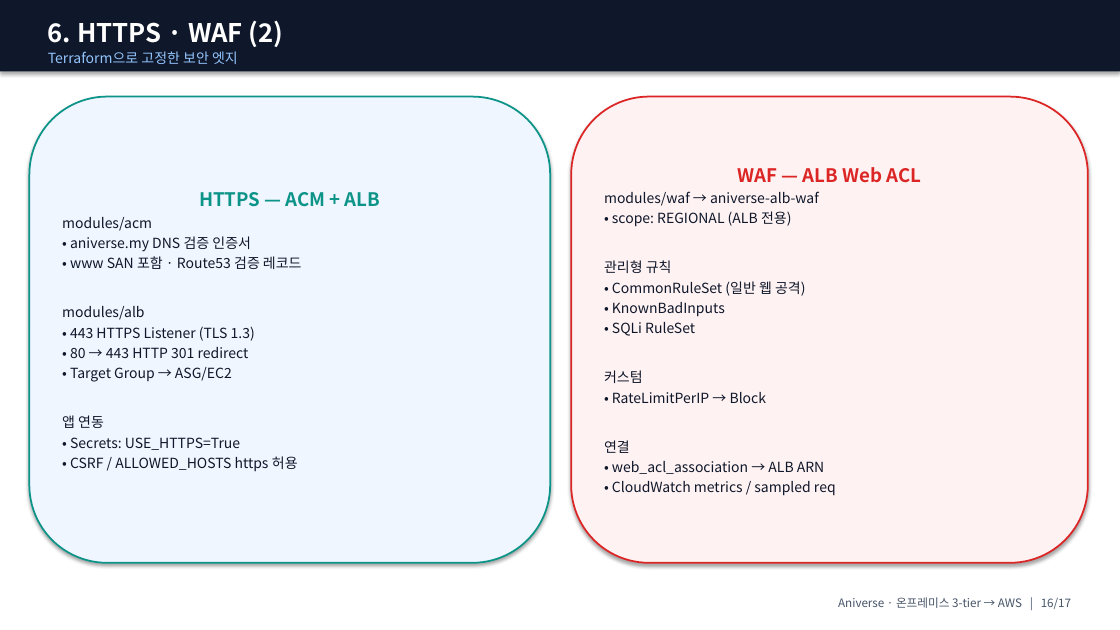
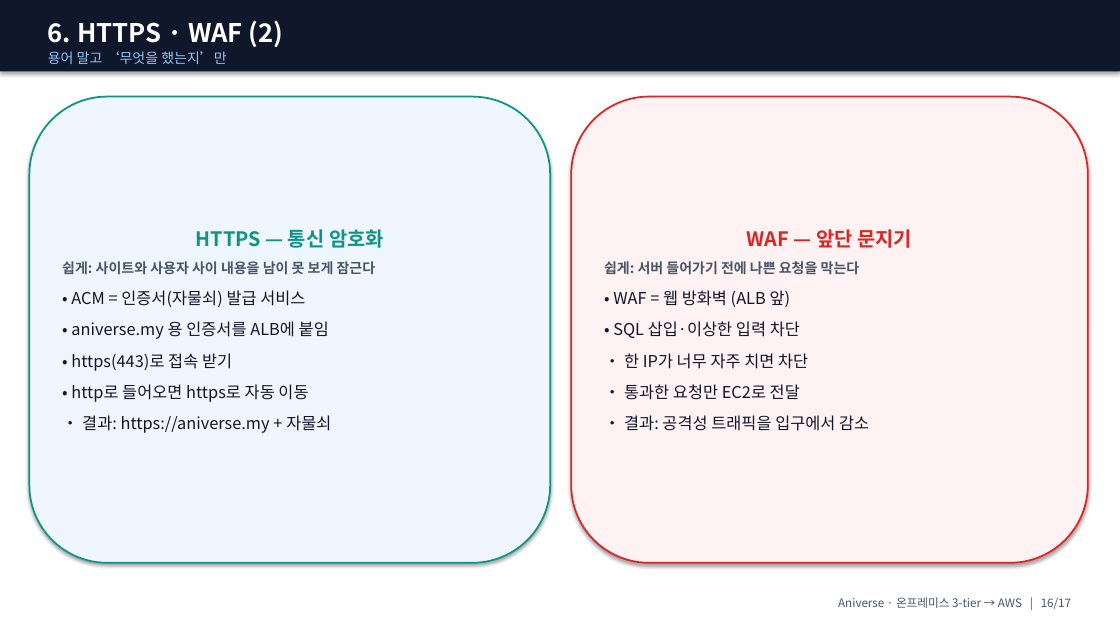
Before and after one commit to ho0215/anime-project-infra, a slide deck: slide 16 of docs/presentation/ppt/Aniverse_발표_강사용.pptx. Drawn at 1120x630 pixels with LibreOffice and Linux fonts; fonts in the diff are those of the drawing. Boxes give left, top, right and bottom in pixels: in the first picture for what was removed or moved away, otherwise in the second. Text is boxed around its words. In the diff, an @@ line names an element or a change of style, - is before the commit and + after.

```diff
--- a/docs/presentation/ppt/Aniverse_발표_강사용.pptx
+++ b/docs/presentation/ppt/Aniverse_발표_강사용.pptx
@@ text at [48,51,226,64]: text changed @@
-Terraform으로 고정한 보안 엣지
+용어 말고 ‘무엇을 했는지’만
@@ text in rounded rectangle at [62,229,384,433]: text changed; size 12 to 14 pt @@
-HTTPS — ACM + ALB
-modules/acm
-• aniverse.my DNS 검증 인증서
-• www SAN 포함 · Route53 검증 레코드
-modules/alb
-• 443 HTTPS Listener (TLS 1.3)
-• 80 → 443 HTTP 301 redirect
-• Target Group → ASG/EC2
-앱 연동
-• Secrets: USE_HTTPS=True
-• CSRF / ALLOWED_HOSTS https 허용
+HTTPS — 통신 암호화
+쉽게: 사이트와 사용자 사이 내용을 남이 못 보게 잠근다
+• ACM = 인증서(자물쇠) 발급 서비스
+• aniverse.my 용 인증서를 ALB에 붙임
+• https(443)로 접속 받기
+• http로 들어오면 https로 자동 이동
+• 결과: https://aniverse.my + 자물쇠
@@ text in rounded rectangle at [604,229,912,431]: text changed; size 12 to 14 pt @@
-WAF — ALB Web ACL
-modules/waf → aniverse-alb-waf
-• scope: REGIONAL (ALB 전용)
-관리형 규칙
-• CommonRuleSet (일반 웹 공격)
-• KnownBadInputs
-• SQLi RuleSet
-커스텀
-• RateLimitPerIP → Block
-연결
-• web_acl_association → ALB ARN
-• CloudWatch metrics / sampled req
+WAF — 앞단 문지기
+쉽게: 서버 들어가기 전에 나쁜 요청을 막는다
+• WAF = 웹 방화벽 (ALB 앞)
+• SQL 삽입·이상한 입력 차단
+• 한 IP가 너무 자주 치면 차단
+• 통과한 요청만 EC2로 전달
+• 결과: 공격성 트래픽을 입구에서 감소
```
Also in this commit, not shown: 3 other slides changed, 5 other files.
